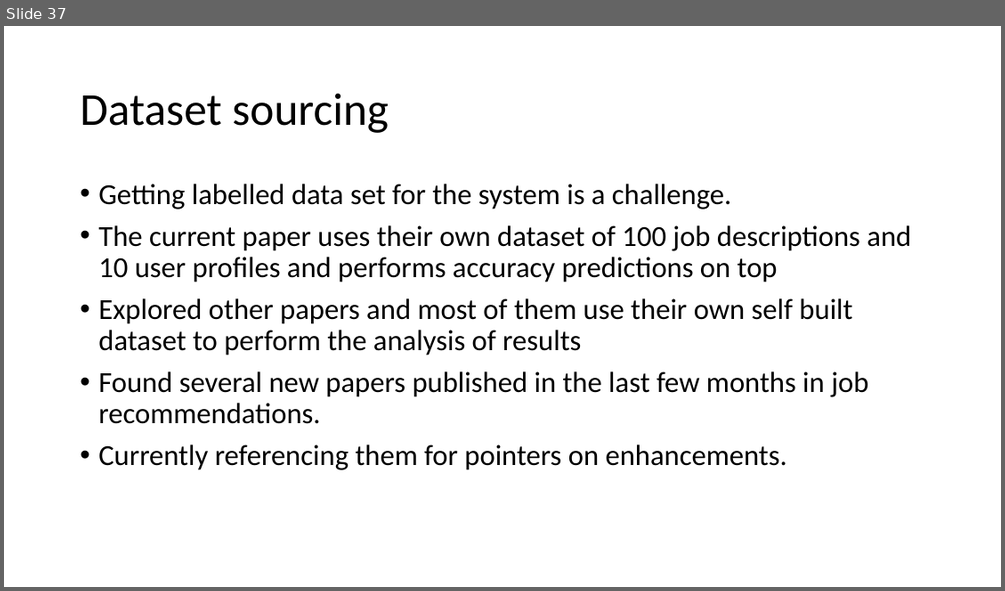
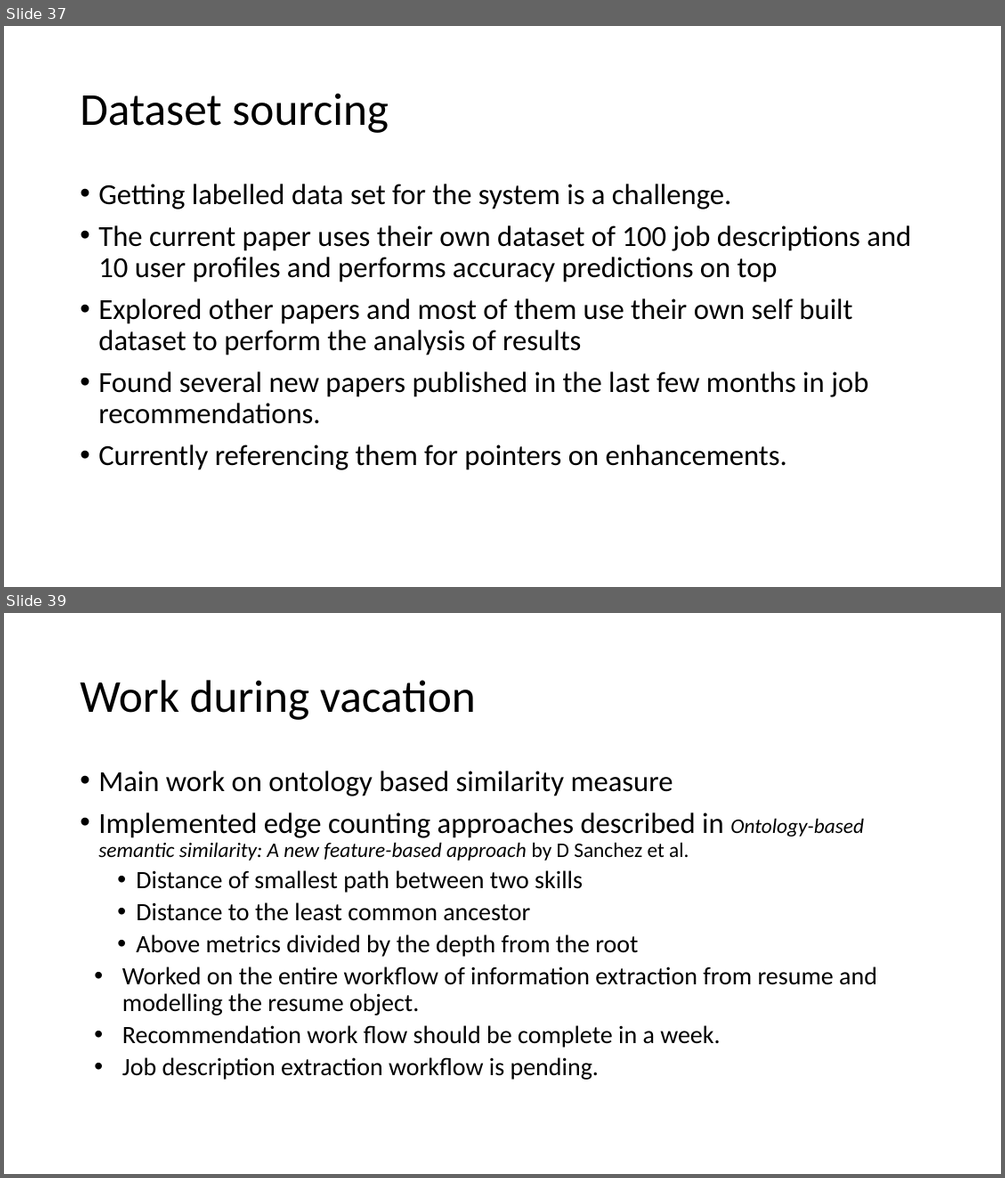
Before and after one commit to yeshbash/CS297, a slide deck: CS297-2.pptx. Shown one above the other, each under a label of ours: slide 37 before the commit, slides 37 and 39 after it; the slides between them are not shown. The pictures are 1005x591 and 1005x1178 pixels, drawn with LibreOffice and Linux fonts; fonts in the diff are those of the drawing. Boxes give left, top, right and bottom in pixels: in the first picture for what was removed or moved away, otherwise in the second. Text is boxed around its words. In the diff, an @@ line names an element or a change of style, - is before the commit and + after.

```diff
--- a/CS297-2.pptx
+++ b/CS297-2.pptx
@@ slide 39 added at box(4, 613, 1001, 1174), background #FFFFFF @@
@@ title added at box(80, 680, 476, 720), 44 pt, text #000000 @@
+Work during vacation
@@ text added at box(98, 771, 877, 1079), 24 pt, text #000000 @@
+• Main work on ontology based similarity measure
+• Implemented edge counting approaches described in Ontology-based semantic similarity: A new feature-based approach by D Sanchez et al.
+  • Distance of smallest path between two skills
+  • Distance to the least common ancestor
+  • Above metrics divided by the depth from the root
+  • Worked on the entire workflow of information extraction from resume and modelling the resume object.
+  • Recommendation work flow should be complete in a week.
+  • Job description extraction workflow is pending.
```
Also in this commit, not shown: 8 other slides added, 2 other files.
